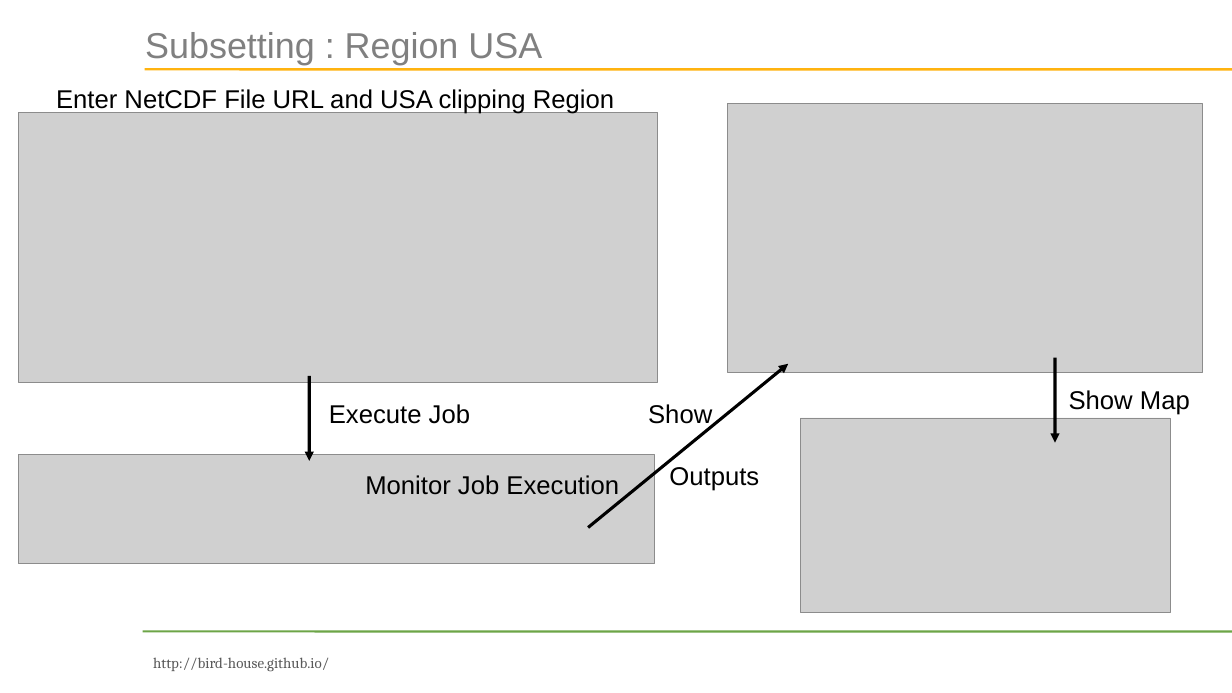
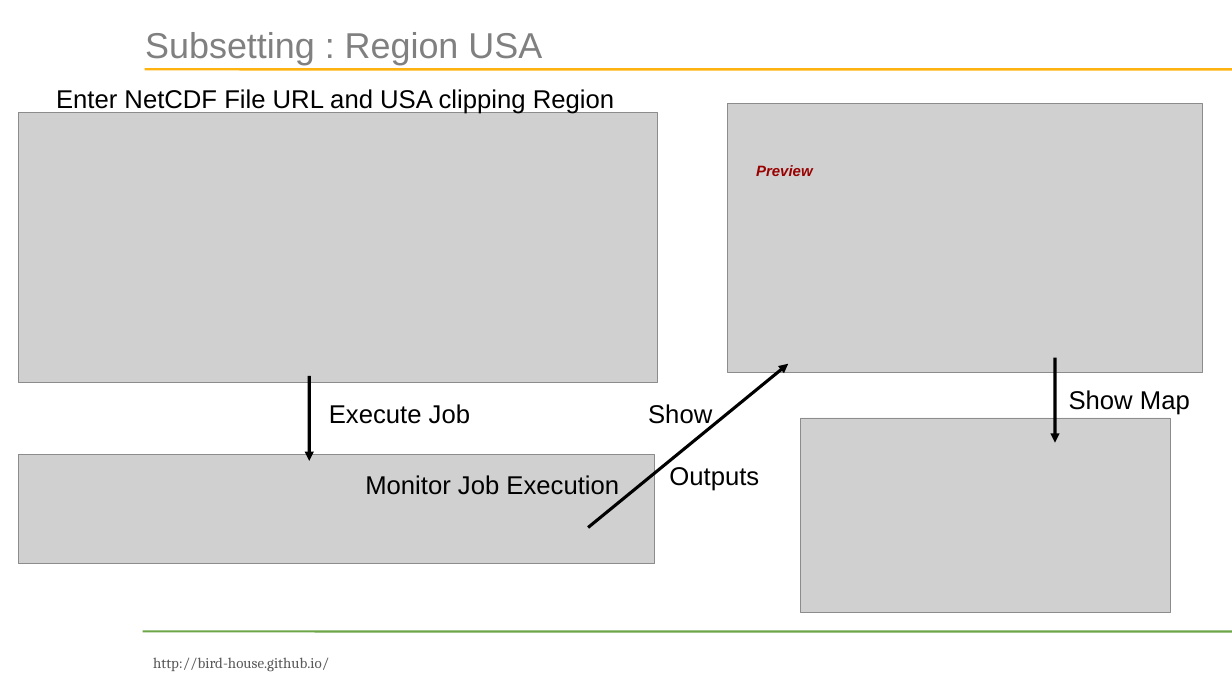
Before and after one commit to bird-house/birdhouse-docs, a slide deck: slide 15 of slides/birdhouse-esgf-f2f-2016/birdhouse-esgf-f2f-2016.odp. Drawn at 1232x693 pixels with LibreOffice and Linux fonts; fonts in the diff are those of the drawing; grey boxes stand for pictures; background and template pictures are left out. Boxes give left, top, right and bottom in pixels: in the first picture for what was removed or moved away, otherwise in the second. Text is boxed around its words. In the diff, an @@ line names an element or a change of style, - is before the commit and + after.

```diff
--- a/slides/birdhouse-esgf-f2f-2016/birdhouse-esgf-f2f-2016.odp
+++ b/slides/birdhouse-esgf-f2f-2016/birdhouse-esgf-f2f-2016.odp
@@ text added at bbox=[756, 165, 813, 176], 14 pt, text #990000, bold, italic @@
+Preview
```
Also in this commit, not shown: 2 other slides changed, 1 other file.
